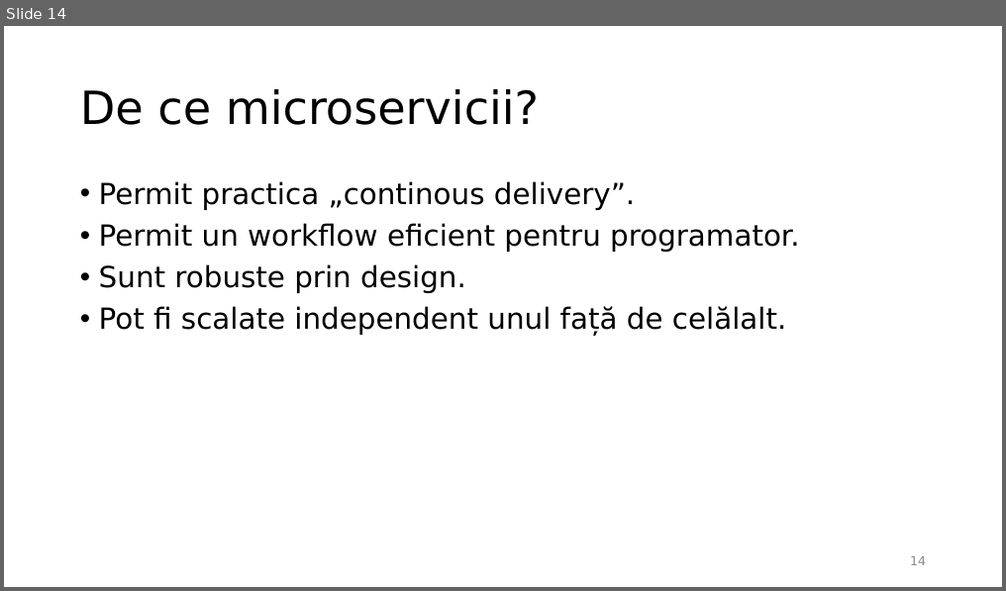
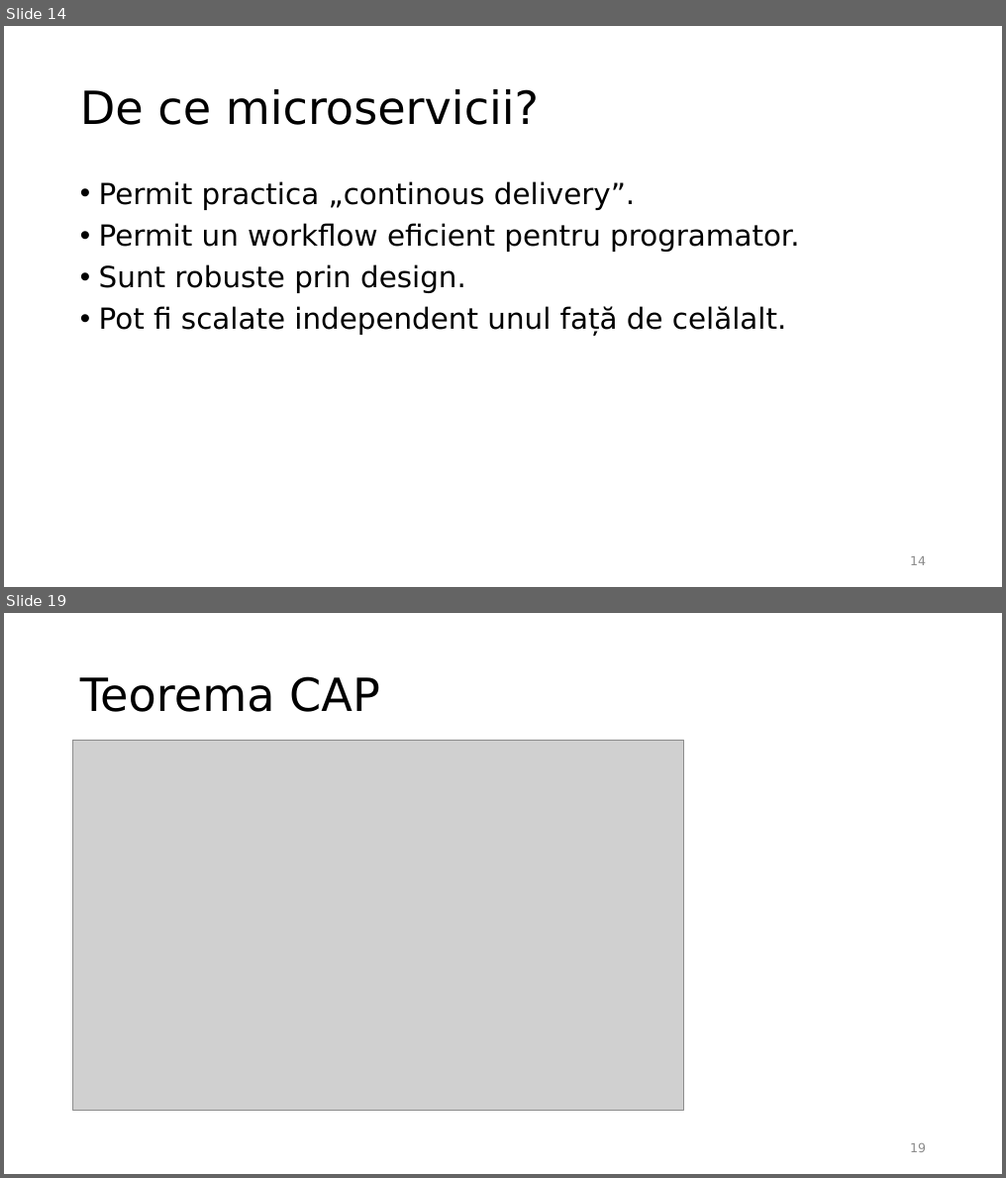
Before and after one commit to radu-solca/Venture, a slide deck: Venture.pptx. Shown one above the other, each under a label of ours: slide 14 before the commit, slides 14 and 19 after it; the slides between them are not shown. The pictures are 1006x591 and 1006x1178 pixels, drawn with LibreOffice and Linux fonts; fonts in the diff are those of the drawing; grey boxes stand for pictures. Boxes give left, top, right and bottom in pixels: in the first picture for what was removed or moved away, otherwise in the second. Text is boxed around its words. In the diff, an @@ line names an element or a change of style, - is before the commit and + after.

```diff
--- a/Venture.pptx
+++ b/Venture.pptx
@@ slide 19 added at [4,613,1002,1174], background #FFFFFF @@
@@ title added at [80,676,380,712], 44 pt, text #000000 @@
+Teorema CAP
@@ picture added at [73,740,684,1110] @@
@@ page number added at [910,1144,926,1153], 12 pt, text #8C8C8C @@
+19
```
Also in this commit, not shown: 1 slide changed, 6 other slides added, 3 slides removed, 2 other files.
